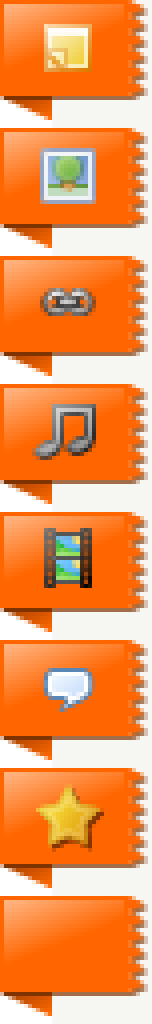
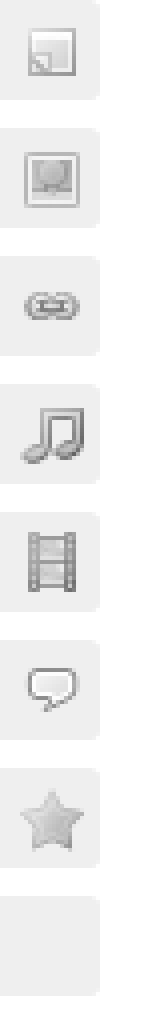
Layered file, before and after one edit (152x1024). Changes by layer:
added group "icons" with 7 layers above "new backgrounds" over box(20, 28, 84, 852)
added layer "Layer 7" (90%) in group "icons" over box(24, 668, 80, 712)
added layer "Layer 8" in group "icons" over box(20, 788, 84, 852)
added layer "Layer 6" (55%) in group "icons" over box(28, 532, 76, 592)
added layer "Layer 5" (75%) in group "icons" over box(20, 408, 84, 464)
added layer "Layer 3" (80%) in group "icons" over box(24, 152, 80, 208)
added group "new backgrounds" with 8 layers above "old" over box(0, 0, 100, 996)
added layer "Layer 1 copy 7" in group "new backgrounds" over box(0, 896, 100, 996)
added layer "Layer 1 copy 6" in group "new backgrounds" over box(0, 768, 100, 868)
added layer "Layer 1 copy 5" in group "new backgrounds" over box(0, 640, 100, 740)
added layer "Layer 1 copy 4" in group "new backgrounds" over box(0, 512, 100, 612)
added layer "Layer 1 copy 3" in group "new backgrounds" over box(0, 384, 100, 484)
added layer "Layer 1 copy 2" in group "new backgrounds" over box(0, 256, 100, 356)
added layer "Layer 1 copy" in group "new backgrounds" over box(0, 128, 100, 228)
added layer "Layer 1" in group "new backgrounds" over box(0, 0, 100, 100)
moved "Comment" into group "old" over box(0, 640, 152, 768)
moved "Favorite" into group "old" over box(0, 768, 152, 896)
moved "Video" into group "old" over box(0, 512, 152, 640)
moved "Audio" into group "old" over box(0, 384, 152, 512)
moved "Link" into group "old" over box(0, 256, 152, 384)
moved "Post" into group "old" over box(0, 0, 152, 128)
moved "Blank" into group "old" over box(0, 896, 152, 1024)
moved "Photo" into group "old" over box(0, 128, 152, 256)
renamed "Background" to "Layer 0", painted on it over box(0, 0, 152, 1024)
…and 2 more changes (2 added)
